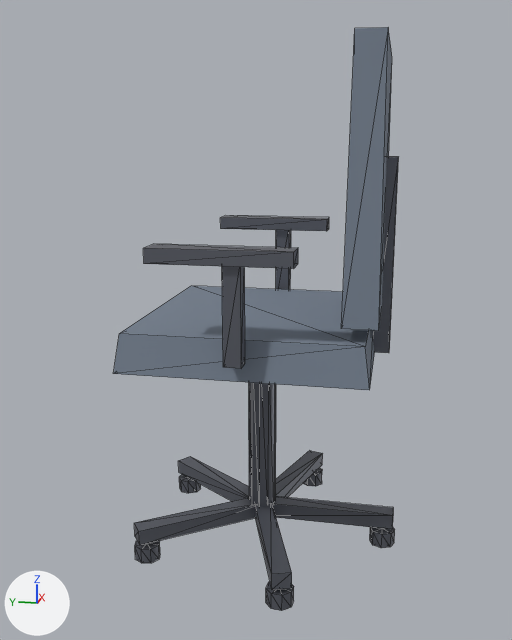
What one commit did to the glTF model assets/furniture/furniture_chair_office.glb.
Both versions are drawn from a camera (50 mm lens) standing at (-1.335, -0.254, 0.799) and looking at (-0.012, 0.011, 0.469). Arrows for +X, +Y and +Z are at lower left; the lights stay in place. The older version comes first. Mesh edges are drawn as thin lines. Vertices at exactly the same position are counted once.

The older version as bpy lines, for what is in view:
```python
me_chairofficemesh = bpy.data.meshes.new('ChairOfficeMesh')
me_chairofficemesh.from_pydata(...)  # 218 vertices, 356 faces; spans x -0.275..0.275, y -0.275..0.229, z 0.01..0.97
# faces by material slot: [320, 24, 12]
me_chairofficemesh.materials.append(mat_chairframe)  # grey #696c76
me_chairofficemesh.materials.append(mat_chairfabric)  # greyish blue #768190
me_chairofficemesh.materials.append(mat_chairaccent)  # cyan #6fd3bc
ob_chairoffice = bpy.data.objects.new('ChairOffice', me_chairofficemesh)
ob_chairoffice.location = (0.0, 0.0, 0.0)
```
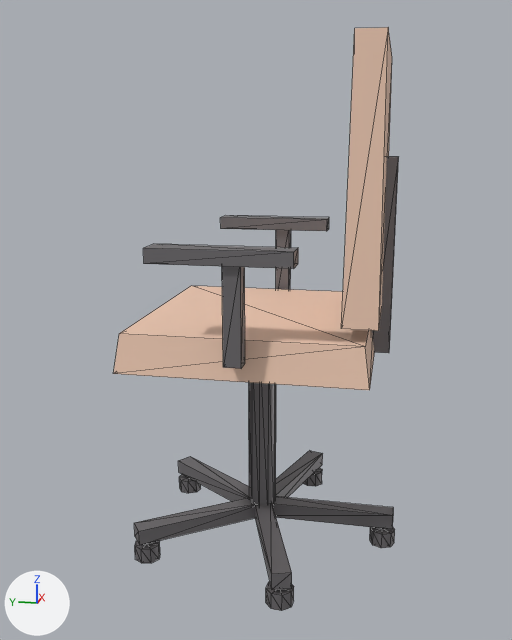
Diff of the bpy script that builds the scene:
```diff
--- a/assets/furniture/furniture_chair_office.glb.py
+++ b/assets/furniture/furniture_chair_office.glb.py
@@ mat_chairpeach @@
+mat_chairpeach = principled_material('ChairPeach')
+mat_chairpeach.base_color = (0.86, 0.59, 0.45)  # beige #efcab3
+mat_chairpeach.roughness = 0.8
@@ me_chairofficemesh @@
 me_chairofficemesh.from_pydata(...)  # 218 vertices, 356 faces; spans x -0.275..0.275, y -0.275..0.229, z 0.01..0.97
 # used by ob_chairoffice; location = (0.0, 0.0, 0.0)
+# me_chairofficemesh part 1: all 24 faces that had it switch from mat_chairfabric (greyish blue #768190) to mat_chairpeach (beige #efcab3)
 me_chairofficemesh.materials.append(mat_chairframe)
```

Boxes (x1, y1, x2, y2) around the edits, measured in the pictures (512 x 640 px):
part 1 of me_chairofficemesh, recoloured (greyish blue to beige): (113, 27, 392, 390) in both
